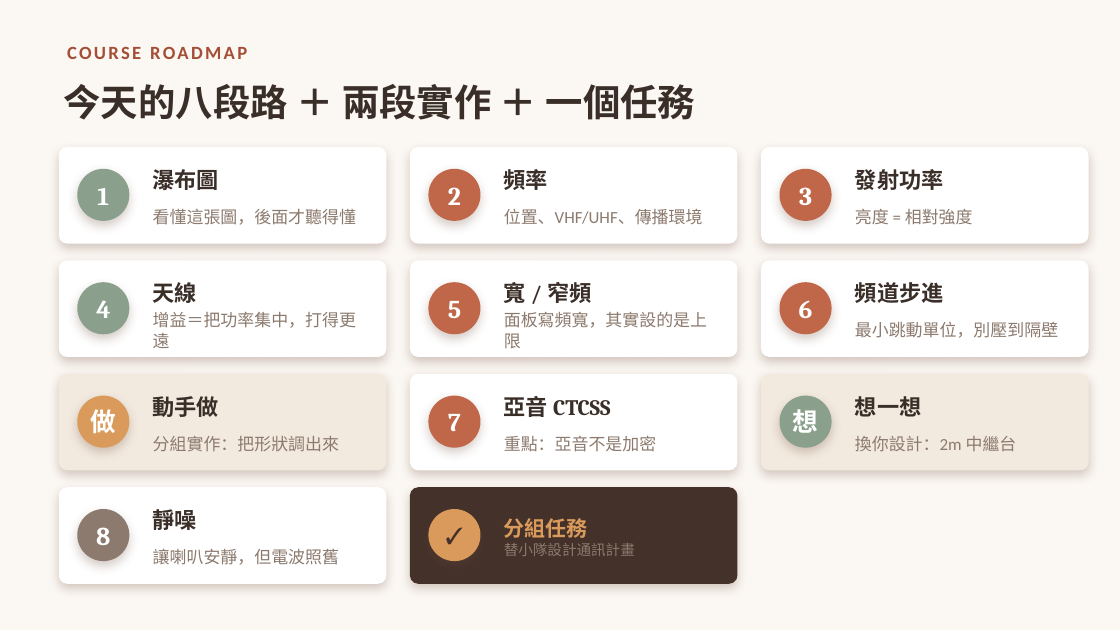
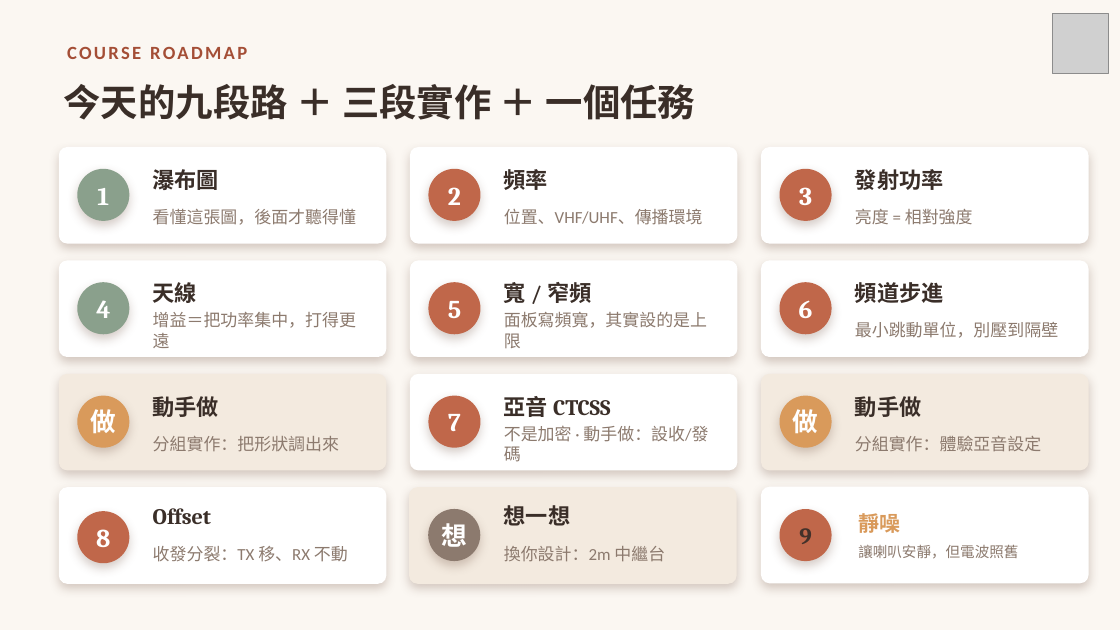
Before and after one commit to winson3QQ/Radio-Advanced, a slide deck: slide 2 of 投影片/進階無線電_第一節_課程投影片.pptx. Drawn at 1120x630 pixels with LibreOffice and Linux fonts; fonts in the diff are those of the drawing; grey boxes stand for pictures. Boxes give left, top, right and bottom in pixels: in the first picture for what was removed or moved away, otherwise in the second. Text is boxed around its words. In the diff, an @@ line names an element or a change of style, - is before the commit and + after.

```diff
--- a/投影片/進階無線電_第一節_課程投影片.pptx
+++ b/投影片/進階無線電_第一節_課程投影片.pptx
@@ picture added at [1053,13,1108,74] @@
@@ text at [64,84,695,120]: text changed @@
-今天的八段路 ＋ 兩段實作 ＋ 一個任務
+今天的九段路 ＋ 三段實作 ＋ 一個任務
@@ ellipse at [780,396,832,448]: fill #8AA08C to #D99A5B @@
@@ text at [504,426,708,462]: text changed @@
-重點：亞音不是加密
+不是加密 · 動手做：設收/發碼
@@ group added at [77,396,1089,583]: 6 texts, 1 rounded rectangle, 1 ellipse @@
+9
+Offset
+收發分裂：TX 移、RX 不動
+做
+動手做
+分組實作：體驗亞音設定
@@ rounded rectangle at [409,487,737,584]: fill #43312A to #F3EADF @@
@@ ellipse: place and size @@
-ellipse at [77,509,129,561]
+ellipse at [429,509,481,561]
@@ text "想": place and size @@
-text "想" at [793,409,819,433]
+text "想" at [441,523,467,547]
@@ text removed at [429,509,481,561] @@
-✓
@@ text "想一想": place and size @@
-text "想一想" at [855,396,921,417]
+text "想一想" at [504,505,570,526]
@@ ellipse: place and size @@
-ellipse at [429,509,481,561]
+ellipse at [780,509,832,561]
@@ ellipse at [780,509,832,561]: fill #D99A5B to #C0674A @@
@@ text "靜噪": place and size @@
-text "靜噪" at [153,506,197,534]
+text "靜噪" at [858,510,900,536]
@@ text "靜噪" at [858,510,900,536]: size 19 to 18 pt, text colour #3A2E28 to #D99A5B @@
@@ text "換你設計：2m 中繼台": place and size @@
-text "換你設計：2m 中繼台" at [855,436,1017,452]
+text "換你設計：2m 中繼台" at [504,546,665,562]
@@ text removed at [504,518,635,556] @@
-分組任務
-替小隊設計通訊計畫
@@ text "讓喇叭安靜，但電波照舊": place and size @@
-text "讓喇叭安靜，但電波照舊" at [153,549,339,565]
+text "讓喇叭安靜，但電波照舊" at [858,545,1018,559]
@@ text "讓喇叭安靜，但電波照舊" at [858,545,1018,559]: size 14.5 to 12.5 pt @@
```
Also in this commit, not shown: 46 other slides changed, 7 slides added, 1 slide removed, 6 other files.
